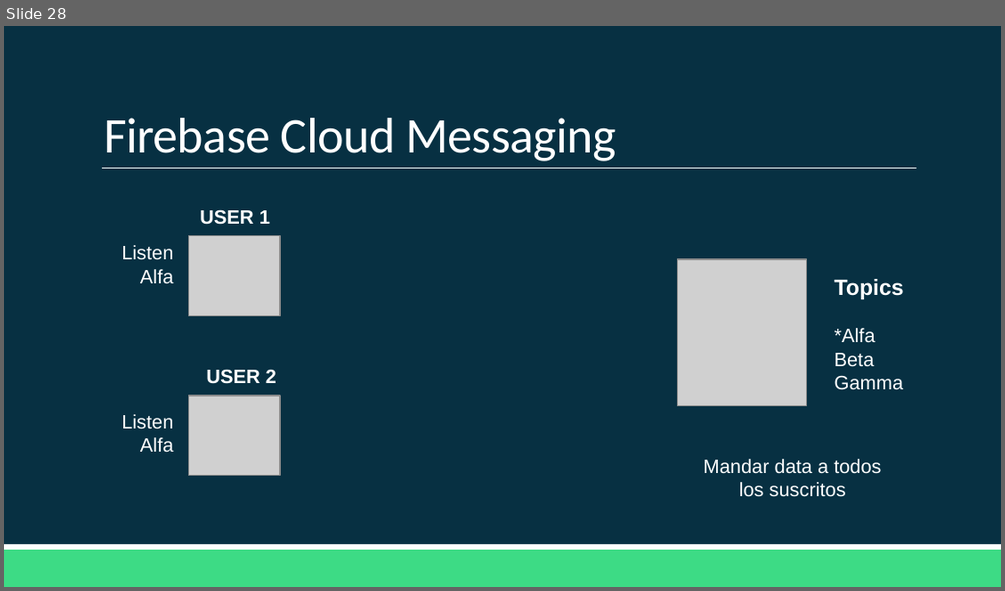
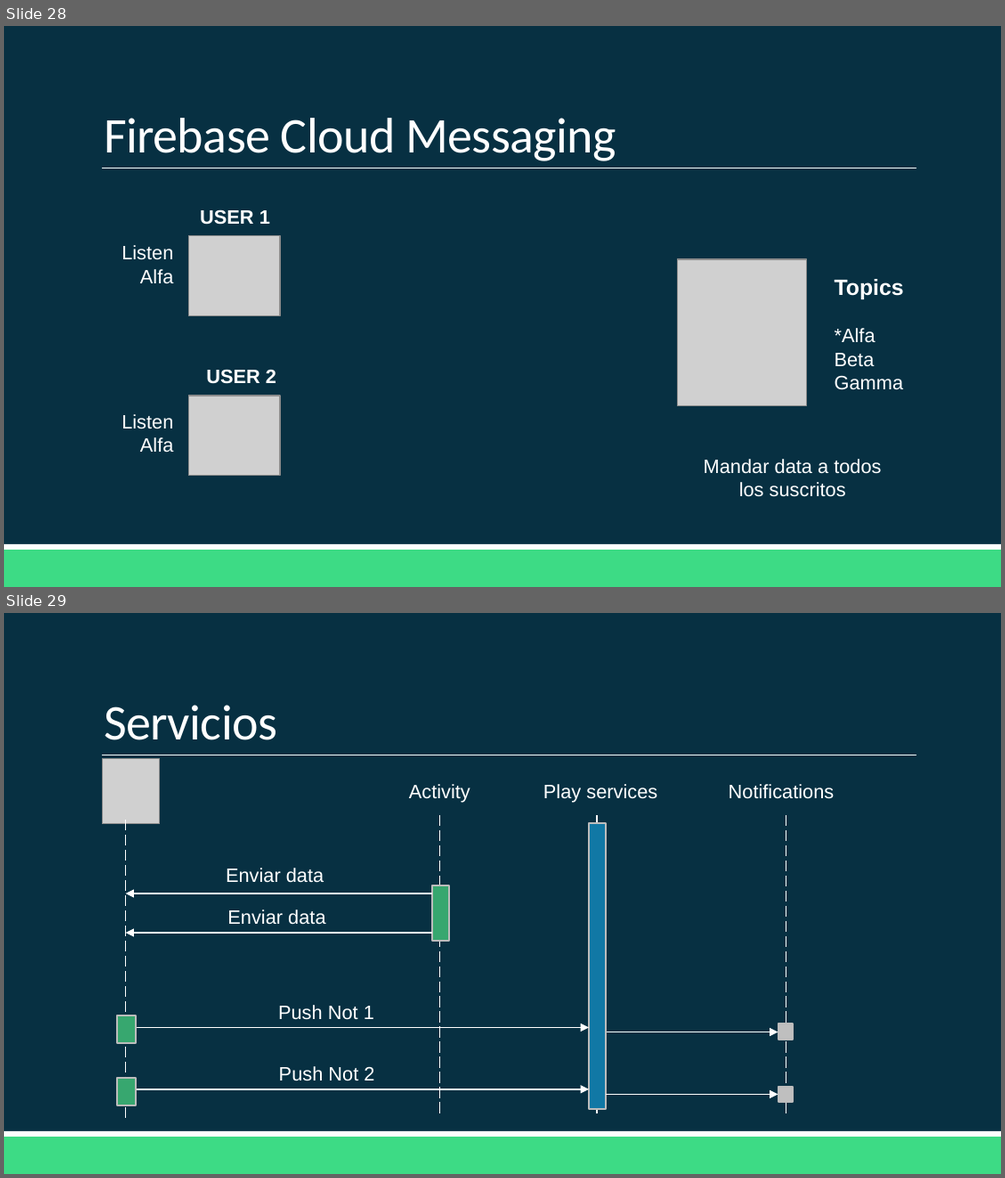
Before and after one commit to Domiciano/AppMoviles201, a slide deck: Clase 12/Clase 12.pptx. Shown one above the other, each under a label of ours: slide 28 before the commit, slides 28 and 29 after it. The pictures are 1005x591 and 1005x1178 pixels, drawn with LibreOffice and Linux fonts; fonts in the diff are those of the drawing; grey boxes stand for pictures. Boxes give left, top, right and bottom in pixels: in the first picture for what was removed or moved away, otherwise in the second. Text is boxed around its words. In the diff, an @@ line names an element or a change of style, - is before the commit and + after.

```diff
--- a/Clase 12/Clase 12.pptx
+++ b/Clase 12/Clase 12.pptx
@@ slide 29 added at [4,613,1001,1174], background #073042; not listed: 3 template elements that a slide beside it also shows @@
@@ title added at [104,705,277,740], 36 pt, text #FFFFFF @@
+Servicios
@@ picture added at [102,759,160,823] @@
@@ text added at [409,784,470,803], 14 pt, text #FFFFFF @@
+Activity
@@ text added at [543,784,657,802], 14 pt, text #FFFFFF @@
+Play services
@@ text added at [728,784,834,799], 14 pt, text #FFFFFF @@
+Notifications
@@ line added from (126, 819) to (126, 1118), #FFFFFF 1 pt dashed @@
@@ line added from (439, 815) to (439, 1113), #FFFFFF 1 pt dashed @@
@@ rectangle added at [589,822,606,1109], fill #1178A5, outline #BDBDBD 1.25 pt @@
@@ line added from (596, 815) to (596, 1113), #FFFFFF 1 pt dashed @@
@@ line added from (785, 815) to (785, 1113), #FFFFFF 1 pt dashed @@
@@ text added at [226,868,324,883], 14 pt, text #FFFFFF @@
+Enviar data
@@ arrow added from (431, 893) to (126, 893), #FFFFFF 1 pt @@
@@ rectangle added at [431,885,449,940], fill #37A76F, outline #BDBDBD 1.25 pt @@
@@ text added at [227,909,325,925], 14 pt, text #FFFFFF @@
+Enviar data
@@ arrow added from (431, 933) to (126, 933), #FFFFFF 1 pt @@
@@ text added at [278,1005,374,1020], 14 pt, text #FFFFFF @@
+Push Not 1
@@ rectangle added at [117,1015,136,1044], fill #37A76F, outline #BDBDBD 1.25 pt @@
@@ arrow added from (126, 1028) to (589, 1028), #FFFFFF 1 pt @@
@@ arrow added from (605, 1031) to (777, 1031), #FFFFFF 1 pt @@
@@ rectangle added at [777,1023,793,1039], fill #BFBFBF, outline #BDBDBD 1.25 pt @@
@@ text added at [279,1066,374,1081], 14 pt, text #FFFFFF @@
+Push Not 2
@@ rectangle added at [117,1078,136,1105], fill #37A76F, outline #BDBDBD 1.25 pt @@
@@ arrow added from (126, 1089) to (589, 1089), #FFFFFF 1 pt @@
@@ rectangle added at [777,1086,793,1103], fill #BFBFBF, outline #BDBDBD 1.25 pt @@
@@ arrow added from (605, 1094) to (777, 1094), #FFFFFF 1 pt @@
```
Also in this commit, not shown: 1 slide changed, 1 other file.
